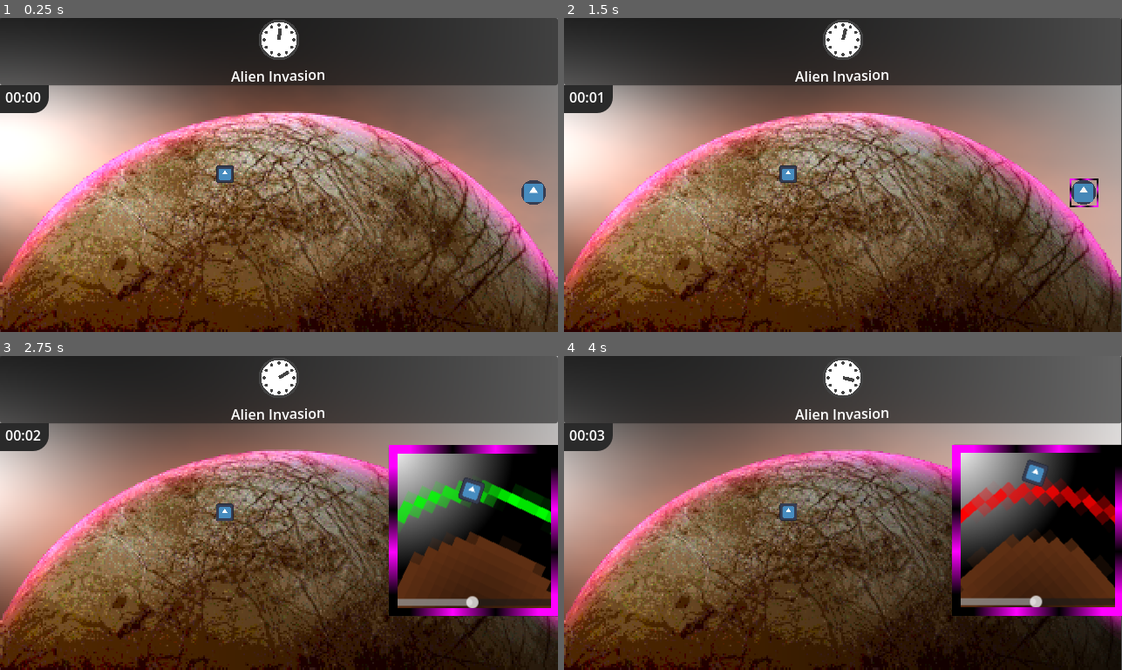
Above: before the commit, frames 1-4 (two rows, left to right).
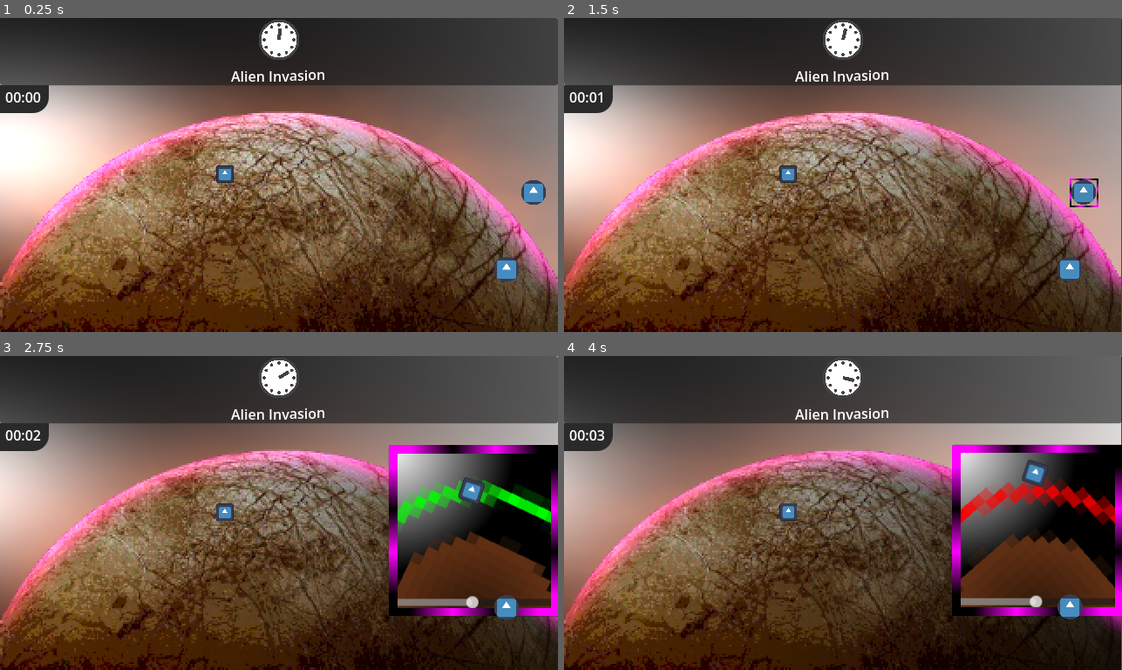
Above: after the commit, the same moments.

Repository: RedBlueCarrots/GMTK-2026
Game: Godot game, scene res://Scenes/main.tscn
The game is run twice, just before and just after one commit, with the same random seed, the same clock (stepped at 60 frames per second) and the same inputs. The engine's default icon, where the game draws it, is replaced by a stand-in: a white triangle on a blue panel in a dark square.
Inputs (mouse positions are in pixels of both pictures, inside the frame that each line leads up to):
- Up to frame 1 (0.25 s): no input
- Up to frame 2 (1.5 s): move the mouse to (787, 175) at 0.52 s; click (787, 175) at 0.67 s; move the mouse to (1099, 193) at 1.27 s; click (1099, 193) at 1.42 s
- Up to frame 3 (2.75 s): move the mouse to (334, 443) at 2.02 s; click (334, 443) at 2.17 s
- Up to frame 4 (4 s): move the mouse to (815, 575) at 2.77 s; click (815, 575) at 2.92 s; move the mouse to (1010, 560) at 3.52 s; click (1010, 560) at 3.67 s

The runs differ from the first frame. In frame 1, 0.3% of the frame differs, in the area x 88-93%, y 76-84%; in frame 2, 0.3%; in frame 3, 0.3%; in frame 4, 0.3%.

Commit message:
Launch Codes MiniGame
Added:
- New Launch Codes minigame.
- Added to main scene.
- At the moment produces 3 codes of length 5, player must get them right to continue.
- Player has three attempts.
- Code length, max attempts and number of codes generated are exported variables can be modified and it should still work.

Diff:
--- /dev/null
+++ b/Scenes/launch_codes_minigame.tscn
@@ -0,0 +1,73 @@
+[gd_scene format=3 uid="uid://dw5a10m8fcp52"]
+
+[ext_resource type="Script" uid="uid://ciijuesdpn0ng" path="res://Scripts/launch_codes_minigame.gd" id="1_lpcee"]
+[ext_resource type="PackedScene" uid="uid://cbkyray7c10o" path="res://Scenes/minigame_outline.tscn" id="2_yamr6"]
+
+[sub_resource type="CanvasTexture" id="CanvasTexture_c4dyq"]
+specular_color = Color(0, 0.23529412, 1, 1)
+
+[node name="launch_codes_minigame" type="Node2D" unique_id=298174657]
+script = ExtResource("1_lpcee")
+
+[node name="MinigameOutline" parent="." unique_id=959946983 instance=ExtResource("2_yamr6")]
+
+[node name="TVScreen" type="Sprite2D" parent="." unique_id=1270445814]
+position = Vector2(96, 71.75)
+scale = Vector2(141.683, 116.5)
+texture = SubResource("CanvasTexture_c4dyq")
+
+[node name="input" type="LineEdit" parent="." unique_id=649147995]
+unique_name_in_owner = true
+anchors_preset = 7
+anchor_left = 0.5
+anchor_top = 1.0
+anchor_right = 0.5
+anchor_bottom = 1.0
+offset_left = 61.75
+offset_top = 90.0
+offset_right = 130.25
+offset_bottom = 121.00008
+grow_horizontal = 2
+grow_vertical = 0
+
+[node name="code" type="RichTextLabel" parent="." unique_id=1424762241]
+unique_name_in_owner = true
+anchors_preset = 5
+anchor_left = 0.5
+anchor_right = 0.5
+offset_left = 66.5
+offset_top = 50.0
+offset_right = 125.5
+offset_bottom = 73.0
+grow_horizontal = 2
+theme_override_colors/default_color = Color(0, 0, 0, 1)
+text = "11111"
+
+[node name="remaining" type="RichTextLabel" parent="." unique_id=227785317]
+unique_name_in_owner = true
+anchors_preset = 5
+anchor_left = 0.5
+anchor_right = 0.5
+offset_left = 25.0
+offset_top = 14.0
+offset_right = 79.0
+offset_bottom = 32.0
+grow_horizontal = 2
+theme_override_colors/default_color = Color(0, 0, 0, 1)
+theme_override_font_sizes/normal_font_size = 12
+text = " Codes: 3"
+
+[node name="errors" type="RichTextLabel" parent="." unique_id=1945331028]
+unique_name_in_owner = true
+anchors_preset = 5
+anchor_left = 0.5
+anchor_right = 0.5
+offset_left = 142.0
+offset_top = 13.0
+offset_right = 167.0
+offset_bottom = 31.0
+grow_horizontal = 2
+theme_override_colors/default_color = Color(0, 0, 0, 1)
+theme_override_font_sizes/normal_font_size = 12
+
+[connection signal="text_changed" from="input" to="." method="_on_input_text_changed"]
--- a/Scenes/main.tscn
+++ b/Scenes/main.tscn
@@ -50,3 +50,7 @@
 [node name="Event" parent="." unique_id=150192178 instance=ExtResource("4_jjvhh")]
 position = Vector2(292, 20)
 minigame_scene = "unstable_orbit_minigame"
+
+[node name="Event2" parent="." unique_id=974147497 instance=ExtResource("4_jjvhh")]
+position = Vector2(261, 108)
+minigame_scene = "launch_codes_minigame"
--- /dev/null
+++ b/Scripts/launch_codes_minigame.gd
@@ -0,0 +1,57 @@
+extends Minigame
+
+@export var code_length = 5
+@export var codes_remaining = 3
+@export var max_tries = 3
+
+var tries = 0
+var code = ""
+
+const characters = "abcdefghijklmnopqrstuvwxyz0123456789!@#$%^&*()[]|\\></?`~\'\".,+=-"
+
+# Called when the node enters the scene tree for the first time.
+func _ready() -> void:
+	%input.max_length = code_length
+	update_remaining()
+	reset_code()
+
+# Called every frame. 'delta' is the elapsed time since the previous frame.
+func _process(delta: float) -> void:
+	pass
+
+func _on_input_text_changed(new_text: String) -> void:
+	if len(%input.text) >= code_length:
+		if %input.text == code:
+			codes_remaining -= 1
+			update_remaining()
+			if codes_remaining < 1:
+				finish()
+			else:
+				reset_code()
+		else:
+			tries += 1
+			update_errors()
+			if max_tries <= tries:
+				finish()
+			else:
+				reset_code()
+
+func reset_code():
+	%input.text = ""
+	code = _generate_code()
+	%code.text = code
+
+func update_remaining():
+	%remaining.text = "Codes: " + str(codes_remaining)
+
+func update_errors():
+	tries = min(max_tries, tries)
+	%errors.text = "X".repeat(tries)
+
+func _generate_code():
+	var new_code = ""
+
+	for i in range(code_length):
+		new_code += characters[randi() % characters.length()]
+
+	return new_code
Not shown, added: Scripts/launch_codes_minigame.gd.uid
